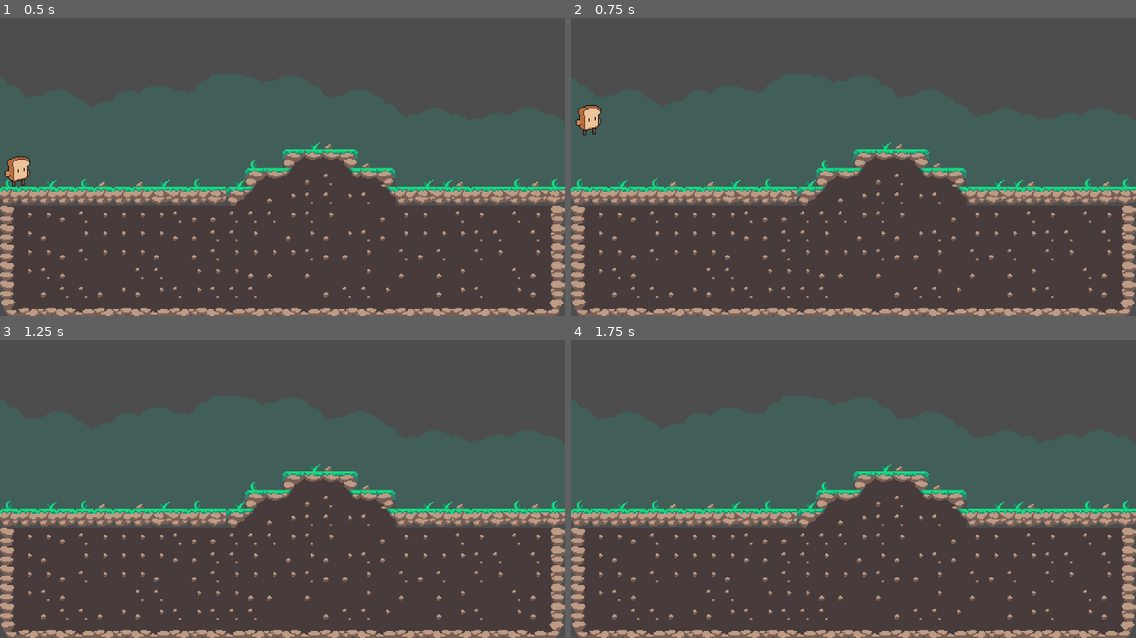
Above: before the commit, frames 1-4 (two rows, left to right).
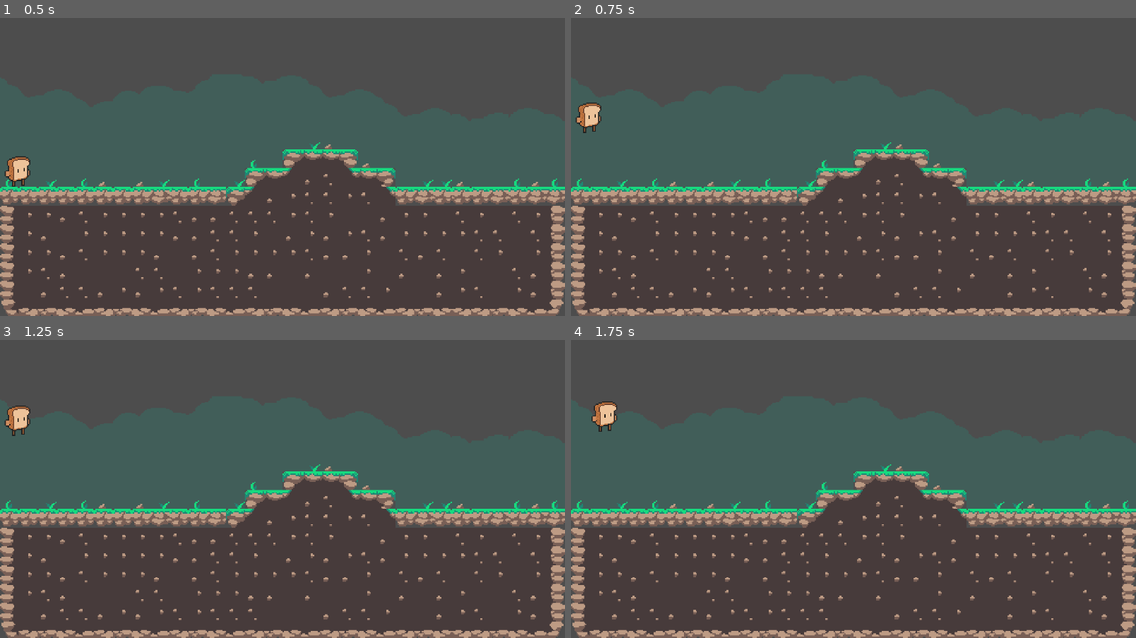
Above: after the commit, the same moments.

Repository: B4ST1N2/bites-of-the-golden-toaster-remaster
Game: Godot game, scene res://scenes/level_1.tscn
Two runs of this game, one before a commit and one after it. Both use one fixed random seed, a clock stepped at 60 frames per second and the inputs below.
Inputs:
- Up to frame 1 (0.5 s): no input
- Up to frame 2 (0.75 s): tap Enter at 0.5 s; tap Space (jump) at 0.6 s
- Up to frame 3 (1.25 s): tap Space (jump) at 0.77, 1.07 s
- Up to frame 4 (1.75 s): tap D (move_rigth) at 1.35 s; tap Space (jump) at 1.52, 1.55 s

Frame 1 is identical in both runs. In frame 2, 0.2% of the frame differs, in the area x 0-6%, y 28-40%; in frame 3, 0.3%; in frame 4, 0.3%, in the area x 3-9%, y 20-31%.

Commit message:
♻️ Refactor bread character script

Diff:
--- a/scenes/ss_bread.gd
+++ b/scenes/ss_bread.gd
@@ -6,14 +6,18 @@
 var gravity = ProjectSettings.get_setting("physics/2d/default_gravity")
 
 func _physics_process(delta):
-	if Input.is_action_just_pressed("jump"):
-		velocity.y = -jump_speed
-
-	velocity.y += gravity * delta
-
+	jump(delta)
 	move_x()
 	flip()
 	move_and_slide()
+
+func jump(delta):
+	if Input.is_action_just_pressed("jump") and is_on_floor():
+		velocity.y = -jump_speed
+
+	if not is_on_floor():
+		velocity.y += gravity * delta
+
 
 func flip():
 	if (is_facing_rigth and velocity.x < 0) or (not is_facing_rigth and velocity.x > 0):
